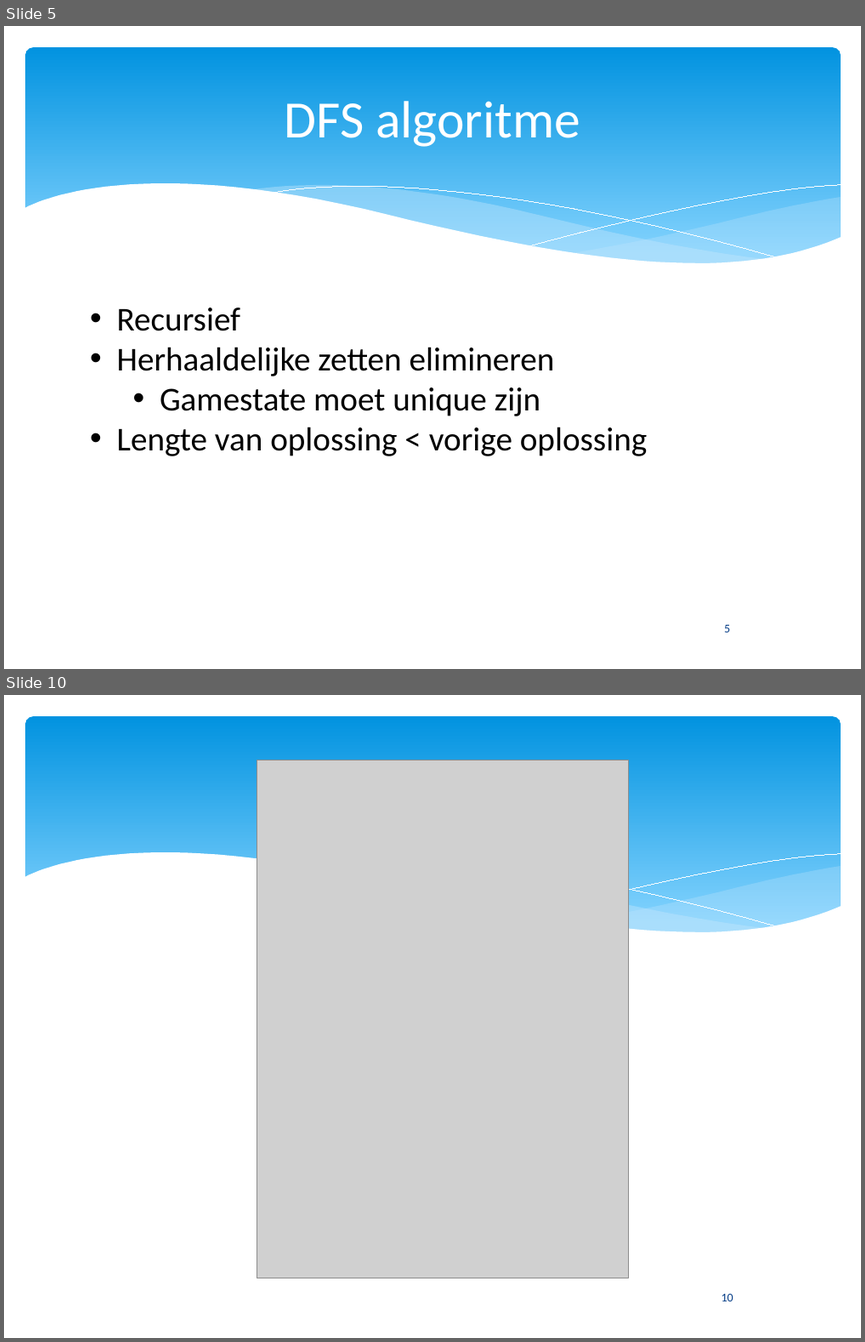
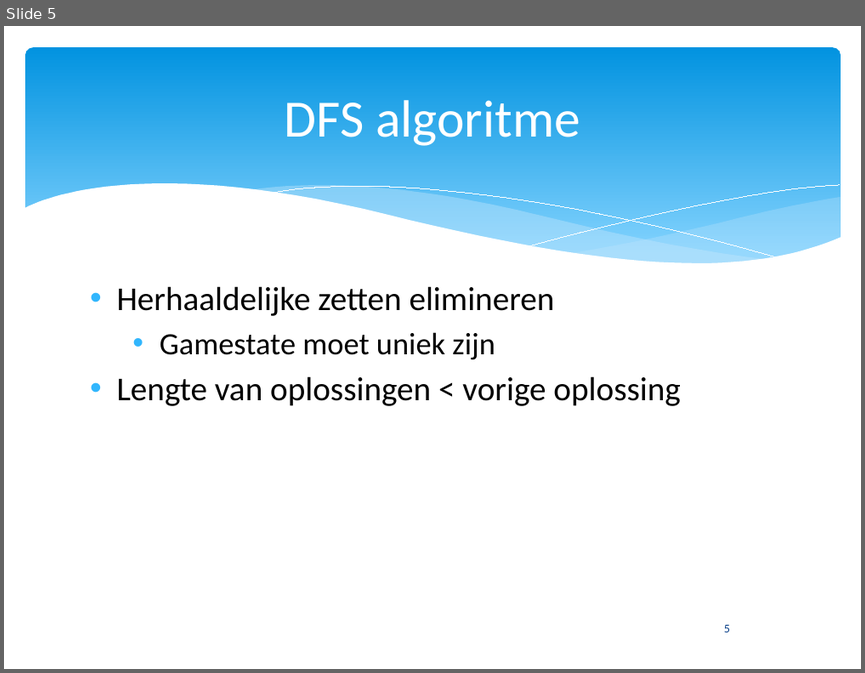
Before and after one commit to Natasjaminor/Spitsuur, a slide deck: presentatie 17-12.pptx. Shown one above the other, each under a label of ours: slides 5 and 10 before the commit, slide 5 after it; the slides between them are not shown. The pictures are 865x1342 and 865x673 pixels, drawn with LibreOffice and Linux fonts; fonts in the diff are those of the drawing; grey boxes stand for pictures. Boxes give left, top, right and bottom in pixels: in the first picture for what was removed or moved away, otherwise in the second. Text is boxed around its words. In the diff, an @@ line names an element or a change of style, - is before the commit and + after.

```diff
--- a/presentatie 17-12.pptx
+++ b/presentatie 17-12.pptx
@@ slide 10 removed at box(4, 695, 861, 1338), background #FFFFFF; not listed: 6 template elements that a slide beside it also shows @@
@@ picture removed at box(256, 760, 628, 1277) @@
@@ title removed at box(284, 756, 580, 820) @@
-DFS algoritme
@@ page number removed at box(721, 1293, 733, 1301) @@
-10
@@ slide 5 changed as well @@
@@ freeform shape at box(24, 183, 841, 308): outline redrawn @@
@@ text "Herhaaldelijke zetten elimineren": place and size @@
-text "Herhaaldelijke zetten elimineren" at box(117, 307, 647, 456)
+text "Herhaaldelijke zetten elimineren" at box(117, 286, 680, 406)
@@ text at box(117, 286, 555, 316): more space between paragraphs @@
@@ text at box(117, 307, 241, 331): paragraph removed @@
-• Recursief
@@ text at box(117, 332, 680, 406): text changed @@
-  • Gamestate moet unique zijn
-• Lengte van oplossing < vorige oplossing
+  • Gamestate moet uniek zijn
+• Lengte van oplossingen < vorige oplossing
```
Also in this commit, not shown: 8 other slides changed, 10 slides added, 6 other slides removed, 5 other files.
